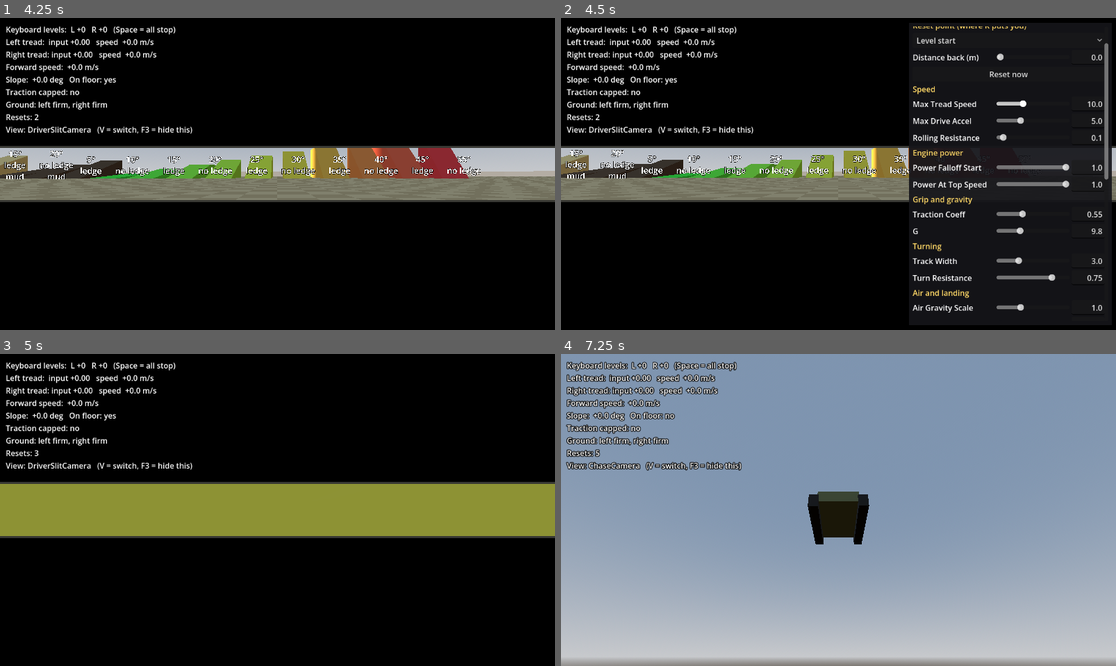
Above: before the commit, frames 1-4 (two rows, left to right).
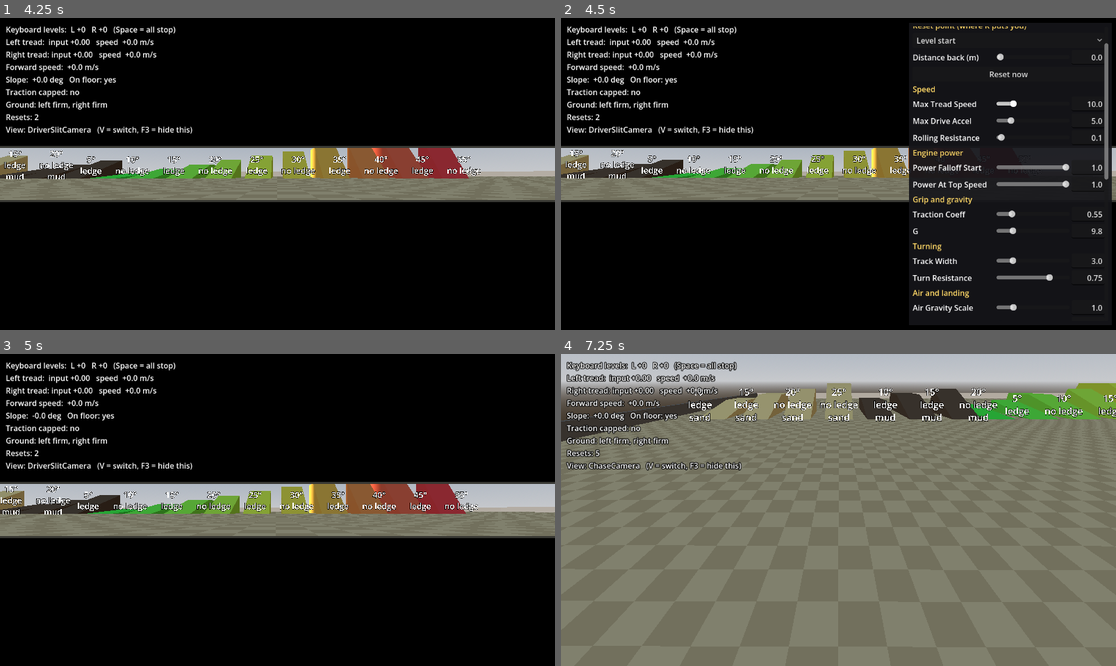
Above: after the commit, the same moments.

Repository: Kickpunch3r/tank-game
Game: Godot game, scene res://tests/test_runner.tscn
Same seed, same stepped clock (60 frames per second), same inputs: the game is played once before the commit and once after it. This scene is started directly instead of the project's main scene.
Inputs (mouse positions are in pixels of both pictures, inside the frame that each line leads up to):
- Up to frame 1 (4.25 s): move the mouse to (399, 158) at 0.52 s; hold Down (driver_right_back) 0.53-1.25 s; hold Space (driver_all_stop) 0.53-1.25 s; click (399, 158) at 0.67 s; drag from (166, 189) to (249, 236) at 1.27 s; move the mouse to (333, 105) at 2.02 s; hold Down (driver_right_back) 2.03-2.75 s; hold V (view_toggle) 2.03-2.75 s; drag from (249, 236) to (111, 127) at 2.77 s; move the mouse to (444, 220) at 3.52 s; hold S (driver_left_back) from 3.53 s (still down); hold Space (driver_all_stop) from 3.53 s (still down); tap F11 (toggle_fullscreen, bound only after the commit) at 4.15 s
- Up to frame 2 (4.5 s): release S (driver_left_back) at 4.25 s; release Space (driver_all_stop) at 4.25 s; drag from (672, 127) to (755, 96) at 4.27 s
- Up to frame 3 (5 s): no input
- Up to frame 4 (7.25 s): move the mouse to (866, 510) at 5.02 s; hold S (driver_left_back) 5.03-5.75 s; hold V (view_toggle) 5.03-5.75 s; click (866, 510) at 5.17 s; drag from (755, 432) to (727, 525) at 5.77 s; move the mouse to (960, 494) at 6.52 s; hold W (driver_left_forward) from 6.53 s (still down); hold Space (driver_all_stop) from 6.53 s (still down)

Frame 1 is identical in both runs. In frame 2, 0.3% of the frame differs, in the area x 78-90%, y 26-94%; in frame 3, 16%; in frame 4, 97%, in the area x 0-100%, y 0-100%.

Commit message:
Fix cliff bouncing; wider Tab panel limits; full screen with F11
Driving into a cliff steeper than 60 degrees no longer throws the tank up
and makes it bounce: treads stall to the real speed against a wall, and
a wall hit never keeps upward speed. Regression test added.
Tab panel: wider sliders, typed values can exceed the slider (it
stretches), hard limits only where the maths needs them.
Game starts full screen; F11 toggles (WindowControls autoload).

Co-Authored-By: Claude Opus 5.5 <noreply@anthropic.com>

Diff:
--- a/project.godot
+++ b/project.godot
@@ -13,6 +13,14 @@
 config/name="Tank Game"
 run/main_scene="res://scenes/test_course.tscn"
 config/features=PackedStringArray("4.6", "Forward Plus")
+
+[autoload]
+
+WindowControls="*res://scripts/window_controls.gd"
+
+[display]
+
+window/size/mode=3
 
 [input]
 
@@ -87,6 +95,12 @@
 ]
 }
 
+toggle_fullscreen={
+"deadzone": 0.2,
+"events": [Object(InputEventKey,"resource_local_to_scene":false,"resource_name":"","device":-1,"window_id":0,"alt_pressed":false,"shift_pressed":false,"ctrl_pressed":false,"meta_pressed":false,"pressed":false,"keycode":0,"physical_keycode":4194342,"key_label":0,"unicode":0,"location":0,"echo":false,"script":null)
+]
+}
+
 [physics]
 
 3d/physics_engine="Jolt Physics"
--- a/scripts/tank.gd
+++ b/scripts/tank.gd
@@ -61,6 +61,28 @@
 	else:
 		_fall(delta)
 	move_and_slide()
+	if is_on_wall():
+		_blocked_by_wall()
+
+
+## Something too steep to drive on (a wall, a cliff, a rock) is in the way.
+func _blocked_by_wall() -> void:
+	# The treads can't keep turning at a speed the tank isn't really moving:
+	# slow them to match, so the tank stalls against the wall instead of
+	# pushing at full speed.
+	# Only when driving into the wall: rolling or reversing away from it is free.
+	var forward: Vector3 = -global_basis.z
+	var driving_direction: Vector3 = forward * signf(forward_speed)
+	if absf(forward_speed) > 0.01 and get_wall_normal().dot(driving_direction) < -0.1:
+		var real_forward_speed: float = get_real_velocity().dot(forward)
+		var kept: float = clampf(real_forward_speed / forward_speed, 0.0, 1.0)
+		left_tread.speed *= kept
+		right_tread.speed *= kept
+		forward_speed = (left_tread.speed + right_tread.speed) / 2.0
+	# Sliding up a wall must not throw the tank into the air: keep any
+	# upward speed only while the tank is still on drivable ground.
+	if not is_on_floor():
+		velocity.y = minf(velocity.y, 0.0)
 
 
 func _drive_on_ground(delta: float) -> void:
--- a/scripts/tuning_panel.gd
+++ b/scripts/tuning_panel.gd
@@ -72,35 +72,42 @@
 func _define_settings() -> void:
 	var tuning: TankTuning = tank.tuning
 	var slit: DriverSlitCamera = tank.get_node(^"Visual/Hull/DriverSlitCamera")
-	_add_setting("Speed", tuning, &"max_tread_speed", 2.0, 25.0, 0.5)
-	_add_setting("Speed", tuning, &"max_drive_accel", 0.5, 15.0, 0.1)
-	_add_setting("Speed", tuning, &"rolling_resistance", 0.0, 2.0, 0.05)
-	_add_setting("Engine power", tuning, &"power_falloff_start", 0.0, 1.0, 0.05)
-	_add_setting("Engine power", tuning, &"power_at_top_speed", 0.0, 1.0, 0.05)
-	_add_setting("Grip and gravity", tuning, &"traction_coeff", 0.05, 1.5, 0.01)
-	_add_setting("Grip and gravity", tuning, &"g", 1.0, 30.0, 0.1)
-	_add_setting("Turning", tuning, &"track_width", 1.0, 8.0, 0.1)
-	_add_setting("Turning", tuning, &"turn_resistance", 0.0, 0.95, 0.01)
-	_add_setting("Air and landing", tuning, &"air_gravity_scale", 0.1, 3.0, 0.05)
-	_add_setting("Air and landing", tuning, &"nose_dip", 0.0, 1.0, 0.05)
-	_add_setting("Air and landing", tuning, &"landing_speed_loss", 0.0, 1.0, 0.05)
-	_add_setting("Air and landing", tuning, &"tilt_smoothing", 0.5, 30.0, 0.5)
-	_add_setting("Chase camera", chase_camera, &"follow_distance", 3.0, 40.0, 0.5)
-	_add_setting("Chase camera", chase_camera, &"follow_height", 0.5, 20.0, 0.5)
-	_add_setting("Chase camera", chase_camera, &"look_height", 0.0, 5.0, 0.1)
-	_add_setting("Chase camera", chase_camera, &"follow_smoothing", 0.5, 20.0, 0.5)
-	_add_setting("Driver slit", slit, &"slit_height", 0.05, 0.6, 0.01)
+	# Slider range first (just a comfortable dragging range: typed values can
+	# go past it), then hard limits only where other values break the maths.
+	_add_setting("Speed", tuning, &"max_tread_speed", 0.0, 50.0, 0.5, 0.1)
+	_add_setting("Speed", tuning, &"max_drive_accel", 0.0, 30.0, 0.1)
+	_add_setting("Speed", tuning, &"rolling_resistance", 0.0, 5.0, 0.05)
+	# Fractions of top speed / of full pull: only 0 to 1 make sense.
+	_add_setting("Engine power", tuning, &"power_falloff_start", 0.0, 1.0, 0.05, 0.0, 1.0)
+	_add_setting("Engine power", tuning, &"power_at_top_speed", 0.0, 1.0, 0.05, 0.0, 1.0)
+	_add_setting("Grip and gravity", tuning, &"traction_coeff", 0.0, 3.0, 0.01)
+	_add_setting("Grip and gravity", tuning, &"g", 0.0, 50.0, 0.1)
+	_add_setting("Turning", tuning, &"track_width", 0.1, 15.0, 0.1, 0.1)
+	# Above 1 the tank would turn the wrong way.
+	_add_setting("Turning", tuning, &"turn_resistance", 0.0, 1.0, 0.01, 0.0, 1.0)
+	_add_setting("Air and landing", tuning, &"air_gravity_scale", 0.0, 5.0, 0.05)
+	_add_setting("Air and landing", tuning, &"nose_dip", 0.0, 2.0, 0.05)
+	# Above 1 a landing would reverse the treads.
+	_add_setting("Air and landing", tuning, &"landing_speed_loss", 0.0, 1.0, 0.05, 0.0, 1.0)
+	_add_setting("Air and landing", tuning, &"tilt_smoothing", 0.0, 60.0, 0.5)
+	_add_setting("Chase camera", chase_camera, &"follow_distance", 0.0, 100.0, 0.5)
+	_add_setting("Chase camera", chase_camera, &"follow_height", -10.0, 60.0, 0.5, -INF)
+	_add_setting("Chase camera", chase_camera, &"look_height", -10.0, 20.0, 0.1, -INF)
+	_add_setting("Chase camera", chase_camera, &"follow_smoothing", 0.0, 40.0, 0.5)
+	# A fraction of the screen.
+	_add_setting("Driver slit", slit, &"slit_height", 0.0, 1.0, 0.01, 0.0, 1.0)
 	for node: Node in get_tree().get_nodes_in_group(LevelTerrain.GROUP):
 		var level := node as LevelTerrain
-		_add_setting("Level ground", level, &"metres_per_pixel", 0.25, 8.0, 0.25)
-		_add_setting("Level ground", level, &"max_height", 1.0, 200.0, 0.5)
-		_add_setting("Level ground", level, &"smoothing", 0.0, 10.0, 1.0)
+		_add_setting("Level ground", level, &"metres_per_pixel", 0.25, 10.0, 0.25, 0.05)
+		_add_setting("Level ground", level, &"max_height", 0.0, 300.0, 0.5)
+		# Every pass takes a moment; 50 is already a very soft blur.
+		_add_setting("Level ground", level, &"smoothing", 0.0, 20.0, 1.0, 0.0, 50.0)
 	for terrain: TerrainType in _terrain_types_in_scene():
 		var group: String = "Terrain: %s" % terrain.display_name
-		_add_setting(group, terrain, &"grip", 0.0, 2.0, 0.05)
-		_add_setting(group, terrain, &"drag", 0.0, 10.0, 0.1)
-		_add_setting(group, terrain, &"top_speed", 0.1, 1.5, 0.05)
-		_add_setting(group, terrain, &"sink_depth", 0.0, 1.0, 0.05)
+		_add_setting(group, terrain, &"grip", 0.0, 3.0, 0.05)
+		_add_setting(group, terrain, &"drag", 0.0, 20.0, 0.1)
+		_add_setting(group, terrain, &"top_speed", 0.0, 3.0, 0.05)
+		_add_setting(group, terrain, &"sink_depth", 0.0, 2.0, 0.05)
 
 
 ## Every row of ramps in the scene.
@@ -121,16 +128,23 @@
 	return found
 
 
+## slider_min/slider_max: the slider's dragging range. hard_min/hard_max: the
+## only limits on typed values (default: anything 0 or above).
 func _add_setting(group: String, target: Object, property: StringName,
-		min_value: float, max_value: float, step: float) -> void:
+		slider_min: float, slider_max: float, step: float,
+		hard_min: float = 0.0, hard_max: float = INF) -> void:
+	var value: float = target.get(property)
 	_settings.append({
 		"group": group,
 		"target": target,
 		"property": property,
-		"min": min_value,
-		"max": max_value,
+		# If the current value is already outside the slider's range, widen it.
+		"min": minf(slider_min, value),
+		"max": maxf(slider_max, value),
 		"step": step,
-		"saved": target.get(property),
+		"hard_min": hard_min,
+		"hard_max": hard_max,
+		"saved": value,
 	})
 
 
@@ -239,16 +253,20 @@
 		target.call(&"on_setting_changed")
 
 
-## A value typed into a box: used exactly (not rounded to the slider's steps),
-## but kept within the slider's range. Anything that isn't a number is ignored.
+## A value typed into a box: used exactly (not rounded to the slider's steps).
+## It may go past the slider's ends (the slider stretches to fit); only the
+## setting's hard limits apply. Anything that isn't a number is ignored.
 func _on_value_typed(index: int, text: String) -> void:
 	var setting: Dictionary = _settings[index]
 	var cleaned: String = text.strip_edges()
 	if not cleaned.is_valid_float():
 		_value_fields[index].text = _format(setting.target.get(setting.property))
 		return
-	var value: float = clampf(cleaned.to_float(), setting.min, setting.max)
-	_sliders[index].set_value_no_signal(value)
+	var value: float = clampf(cleaned.to_float(), setting.hard_min, setting.hard_max)
+	var slider: HSlider = _sliders[index]
+	slider.min_value = minf(slider.min_value, value)
+	slider.max_value = maxf(slider.max_value, value)
+	slider.set_value_no_signal(value)
 	_on_setting_changed(index, value)
 
 
--- /dev/null
+++ b/scripts/window_controls.gd
@@ -0,0 +1,17 @@
+extends Node
+## Always running (an autoload, see Project Settings > Globals): F11 switches
+## between full screen and a window. The game starts full screen
+## (Project Settings > Display > Window > Mode).
+
+
+func _input(event: InputEvent) -> void:
+	if event.is_action_pressed(&"toggle_fullscreen"):
+		toggle_fullscreen()
+		get_viewport().set_input_as_handled()
+
+
+func toggle_fullscreen() -> void:
+	if DisplayServer.window_get_mode() == DisplayServer.WINDOW_MODE_FULLSCREEN:
+		DisplayServer.window_set_mode(DisplayServer.WINDOW_MODE_WINDOWED)
+	else:
+		DisplayServer.window_set_mode(DisplayServer.WINDOW_MODE_FULLSCREEN)
--- a/tests/level_tests.gd
+++ b/tests/level_tests.gd
@@ -133,6 +133,27 @@
 			Vector2(tank.global_position.x, tank.global_position.z).distance_to(Vector2(start.x, start.z)) < 0.5
 			and tank.global_position.y - level.terrain.height_at(tank.global_position) > -0.3,
 			"tank %s, ground there %.2f m, start %s" % [tank.global_position, level.terrain.height_at(tank.global_position), start])
+	# Bug found by the developer: at max height 60 and 2 m per pixel, driving
+	# straight at the mesa's south cliff made the tank bounce on the spot.
+	panel.set_setting(&"metres_per_pixel", 2.0)
+	await runner.wait_physics_frames(60)
+	var highest_above_ground: float = 0.0
+	var take_offs: int = 0
+	var was_on_floor: bool = true
+	for frame: int in 20 * 60:
+		station.left_tread = 1.0
+		station.right_tread = 1.0
+		await runner.get_tree().physics_frame
+		highest_above_ground = maxf(highest_above_ground,
+				tank.global_position.y - level.terrain.height_at(tank.global_position))
+		if was_on_floor and not tank.is_on_floor():
+			take_offs += 1
+		was_on_floor = tank.is_on_floor()
+	report.check("Driving into a cliff stops the tank: no bouncing, no launching",
+			highest_above_ground < 1.5 and take_offs <= 3,
+			"highest %.2f m above the ground, left the ground %d times in 20 s" % [highest_above_ground, take_offs])
+	station.left_tread = 0.0
+	station.right_tread = 0.0
 	panel._on_reset_to_saved_pressed()
 	await runner.wait_physics_frames(60)
 
--- a/tests/panel_tests.gd
+++ b/tests/panel_tests.gd
@@ -98,9 +98,17 @@
 	await _type_into(field, "fast")
 	report.check("Typing something that isn't a number is ignored",
 			is_equal_approx(tank.tuning.max_tread_speed, 12.34) and field.text == "12.34", "box shows '%s'" % field.text)
-	await _type_into(field, "999")
-	report.check("Typed values stay within the slider's range",
-			is_equal_approx(tank.tuning.max_tread_speed, slider.max_value), "value %s" % tank.tuning.max_tread_speed)
+	await _type_into(field, "120")
+	report.check("Typed values can go past the slider's end, and the slider stretches",
+			is_equal_approx(tank.tuning.max_tread_speed, 120.0) and slider.max_value >= 120.0,
+			"value %s, slider now goes to %s" % [tank.tuning.max_tread_speed, slider.max_value])
+	var turn_field: LineEdit = panel.controls_for(&"turn_resistance").field
+	await _type_into(turn_field, "1.5")
+	report.check("Hard limits still apply where the maths needs them (turn resistance at most 1)",
+			is_equal_approx(tank.tuning.turn_resistance, 1.0), "value %s" % tank.tuning.turn_resistance)
+	await _type_into(turn_field, "-3")
+	report.check("...and no negative values where they make no sense",
+			is_equal_approx(tank.tuning.turn_resistance, 0.0), "value %s" % tank.tuning.turn_resistance)
 
 	# While typing, driving keys go to the box, not the tank.
 	var keyboard: KeyboardDriverInput = tank.driver_station.get_node(^"KeyboardDriverInput")
Not shown, added: scripts/window_controls.gd.uid
Not shown, changed: NOTES.md
